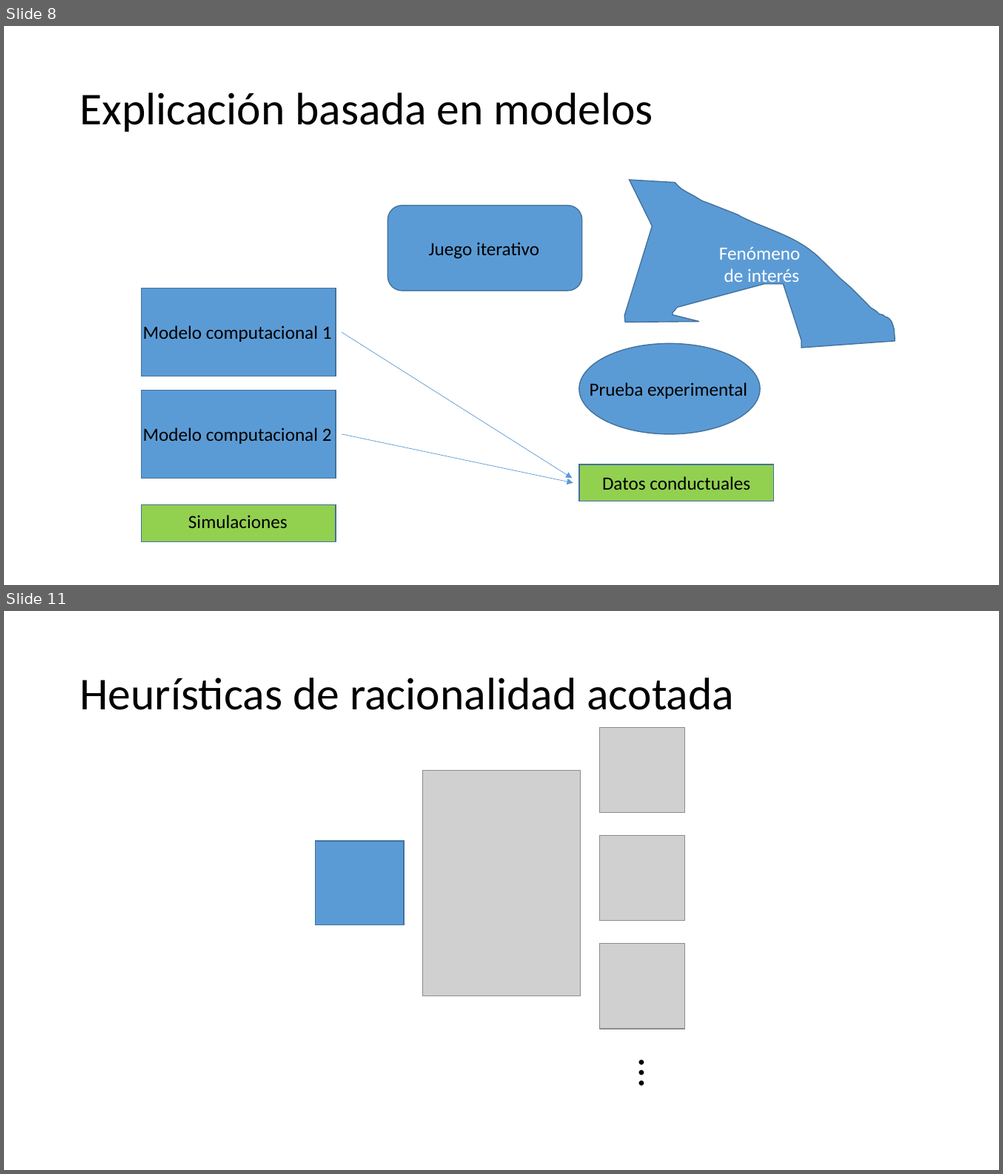
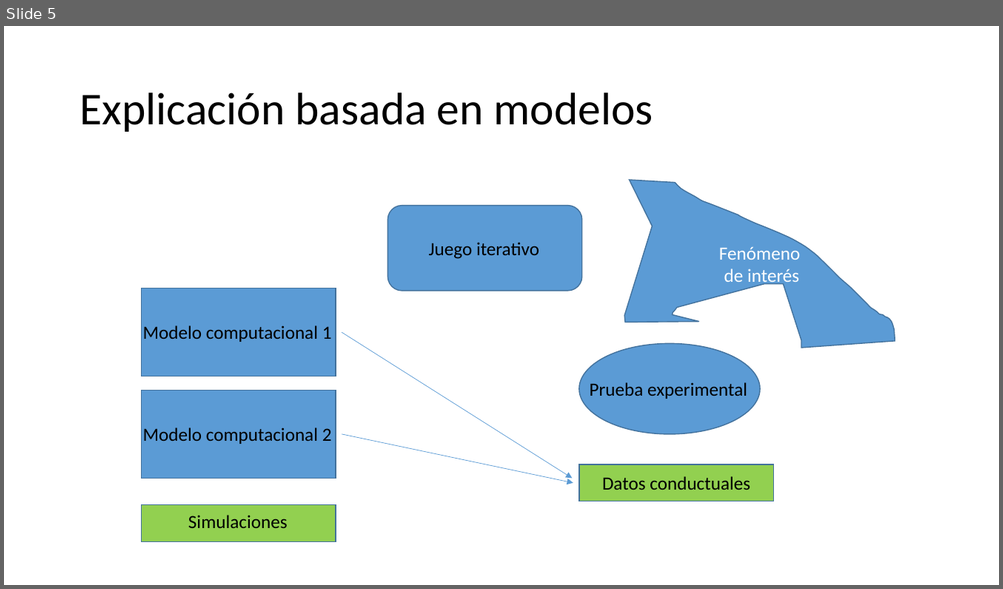
Before and after one commit to Slendercoder/SemilleroMSFS, a slide deck: Presentaciones/MSCFC.pptx. Shown one above the other, each under a label of ours: slides 8 and 11 before the commit, slide 5 after it; the slides between them are not shown. The pictures are 1003x1174 and 1003x589 pixels, drawn with LibreOffice and Linux fonts; fonts in the diff are those of the drawing; grey boxes stand for pictures. Boxes give left, top, right and bottom in pixels: in the first picture for what was removed or moved away, otherwise in the second. Text is boxed around its words. In the diff, an @@ line names an element or a change of style, - is before the commit and + after.

```diff
--- a/Presentaciones/MSCFC.pptx
+++ b/Presentaciones/MSCFC.pptx
@@ slide 11 removed at <box>4,611,999,1170</box>, background #FFFFFF @@
@@ title removed at <box>79,678,734,710</box> @@
-Heurísticas de racionalidad acotada
@@ picture removed at <box>600,727,685,812</box> @@
@@ picture removed at <box>423,770,579,996</box> @@
@@ rectangle removed at <box>315,841,403,925</box> @@
@@ picture removed at <box>600,835,685,920</box> @@
@@ picture removed at <box>600,944,685,1029</box> @@
@@ text removed at <box>627,1052,685,1096</box> @@
-…
@@ what was slide 8 is now slide 5 @@
```
Also in this commit, not shown: 2 slides added, 9 other slides removed.
